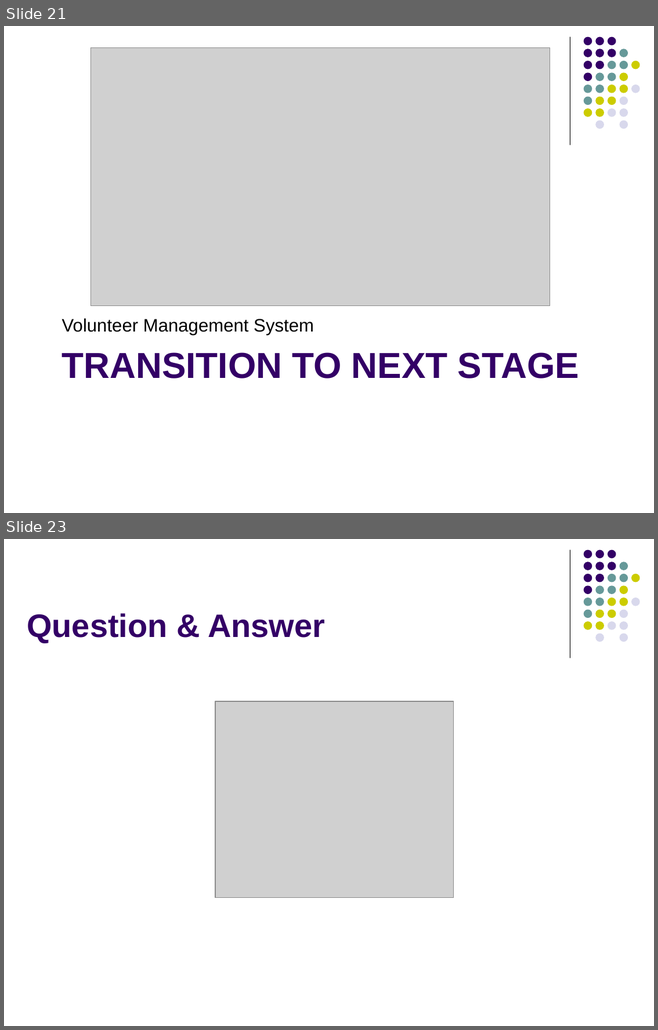
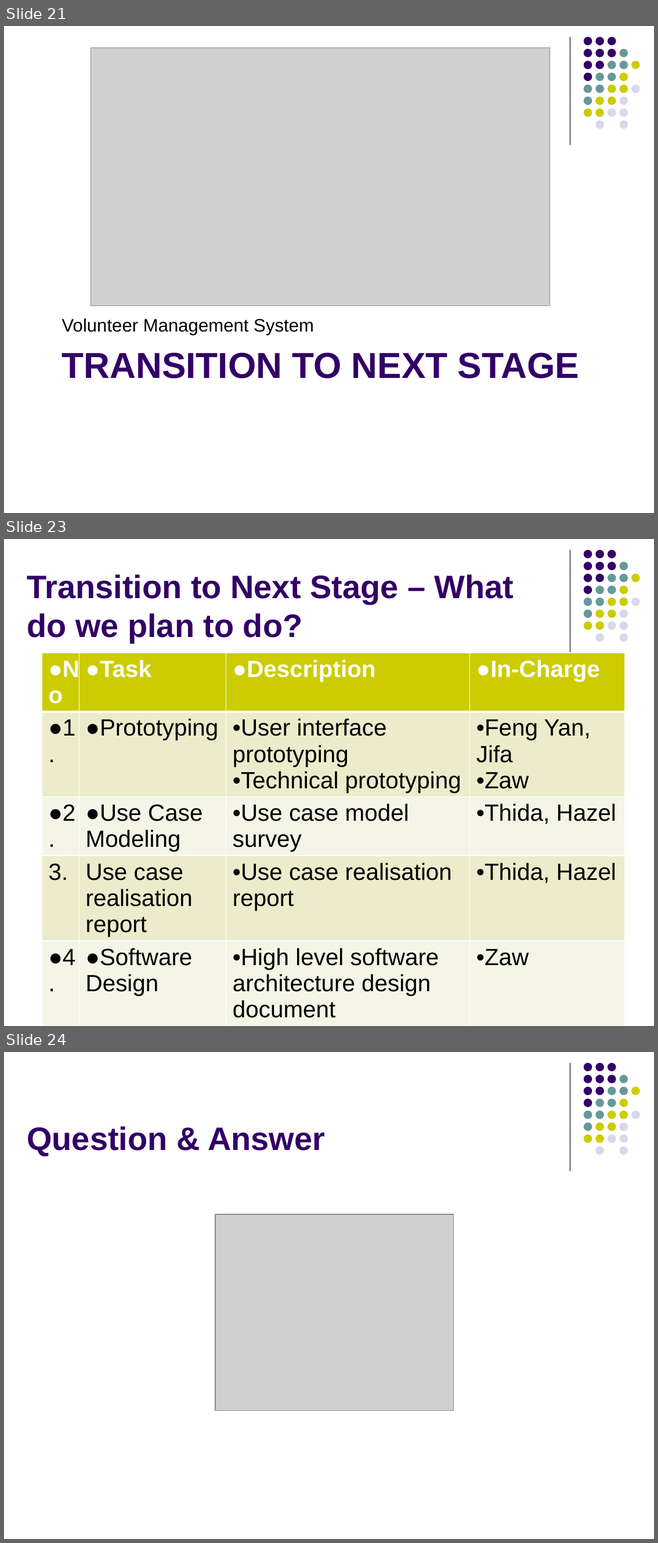
Before and after one commit to imireasa/mtech-se18-t08s, a slide deck: docs/W-9 Working Document/W-9.3 Presentation Slides/Phase1/vms_first_presentation_v0.1a.pptx. Shown one above the other, each under a label of ours: slides 21 and 23 before the commit, slides 21, 23 and 24 after it; the slides between them are not shown. The pictures are 658x1030 and 658x1543 pixels, drawn with LibreOffice and Linux fonts; fonts in the diff are those of the drawing; grey boxes stand for pictures. Boxes give left, top, right and bottom in pixels: in the first picture for what was removed or moved away, otherwise in the second. Text is boxed around its words. In the diff, an @@ line names an element or a change of style, - is before the commit and + after.

```diff
--- a/docs/W-9 Working Document/W-9.3 Presentation Slides/Phase1/vms_first_presentation_v0.1a.pptx
+++ b/docs/W-9 Working Document/W-9.3 Presentation Slides/Phase1/vms_first_presentation_v0.1a.pptx
@@ slide 23 added at box(4, 539, 654, 1026), background #FFFFFF; not listed: 32 template elements that a slide beside it also shows @@
@@ title added at box(27, 574, 514, 643), 36 pt, text #330066, bold @@
+Transition to Next Stage – What do we plan to do?
@@ table added at box(42, 653, 623, 1020), 7 rows, 4 columns @@
+No | Task | Description | In-Charge
+1. | Prototyping | User interface prototyping / Technical prototyping | Feng Yan, Jifa / Zaw
+2. | Use Case Modeling | Use case model survey | Thida, Hazel
+3. | Use case realisation report | Use case realisation report | Thida, Hazel
+4. | Software Design | High level software architecture design document | Zaw
+5. | Transition Strategy from Analysis to Design | Transition Strategy from Analysis to Design | Zaw
+6. | Project Management | Transition Strategy from Analysis to Design | Dio
@@ what was slide 23 is now slide 24 @@
```
Also in this commit, not shown: 2 slides changed, 1 other slide added, 1 slide removed.
